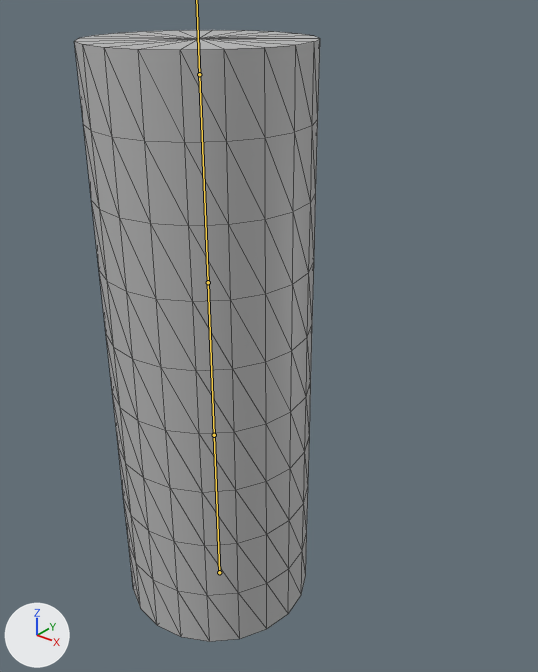
The FBX model FbxModel/MainCharacter/MainCharacter_Run.fbx as it was, and as the next commit left it.
Camera for both pictures: a 50 mm lens placed at (0.0459, -0.0482, 0.063), pointed at (-0.0015, 0.011, 0.0263). Every picture has the same lights, and +X, +Y and +Z are marked at lower left. Both versions are drawn at frame 4 of the action 'Take 001'; the numbers are the values there. The bones that bend it are drawn over the model as lines. Mesh edges are drawn as thin lines.
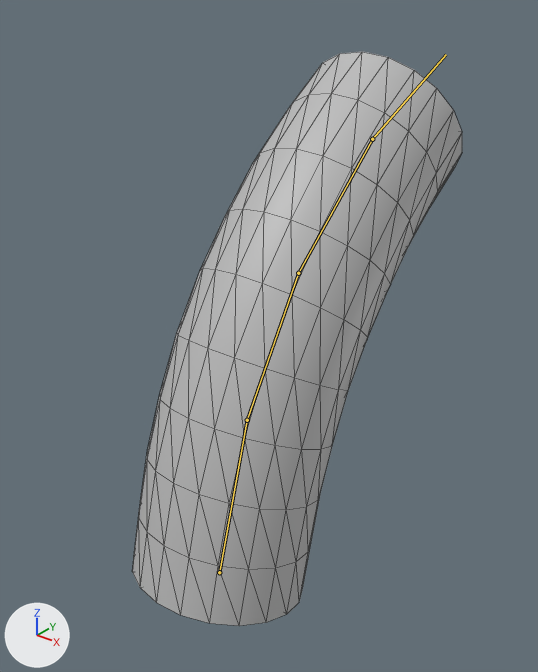
The edits, one by one:
Bone 'joint1' (bone_joint1) turns from (0, 0, 0) to (-16, 0, 0) degrees about its own x, y and z.
Bone 'joint2' (bone_joint2) turns from (0, 0, 0) to (-16, 0, 0) degrees about its own x, y and z.
Bone 'joint3' (bone_joint3) turns from (0, 0, 0) to (-16, 0, 0) degrees about its own x, y and z.
Bone 'joint4' (bone_joint4) turns from (0, 0, 0) to (-16, 0, 0) degrees about its own x, y and z.

Location of each change, (x1, y1, x2, y2) in pixels of the pictures (538 x 672 px):
'pCylinder1', posed (34% wider, 6% shorter)
    before: (74, 30, 320, 642)
    after: (132, 52, 462, 626)
bone 'joint1', root to tip
    before: (219, 572) to (214, 435)
    after: (219, 572) to (247, 420)
bone 'joint2', root to tip
    before: (214, 435) to (208, 282)
    after: (247, 420) to (298, 273)
bone 'joint3', root to tip
    before: (208, 282) to (199, 74)
    after: (298, 273) to (372, 139)
